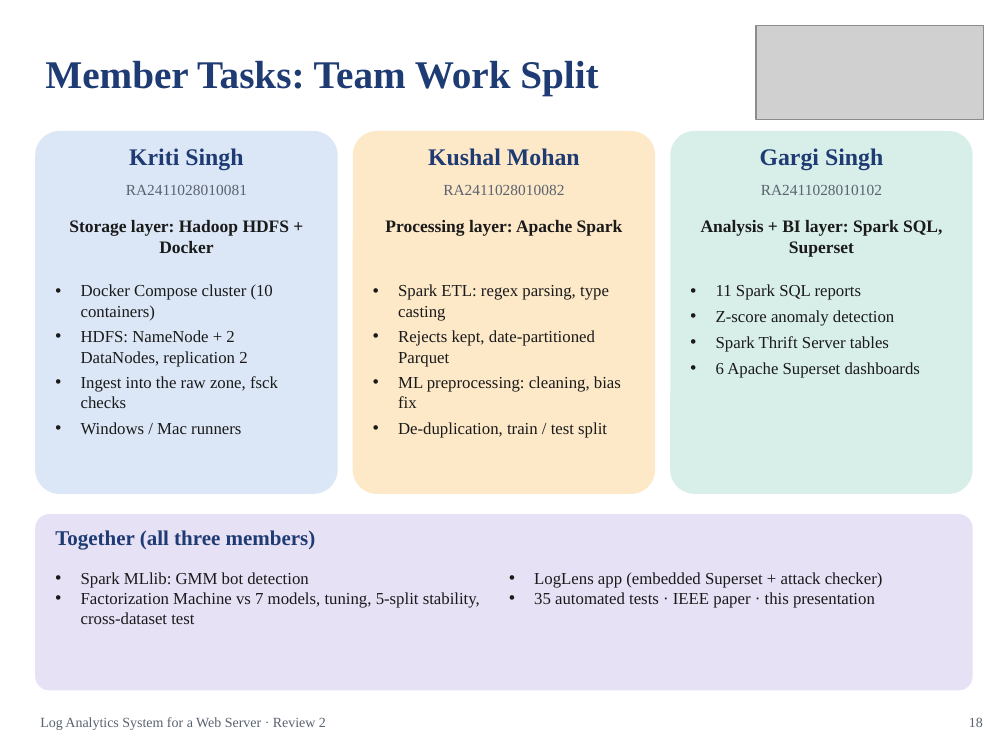
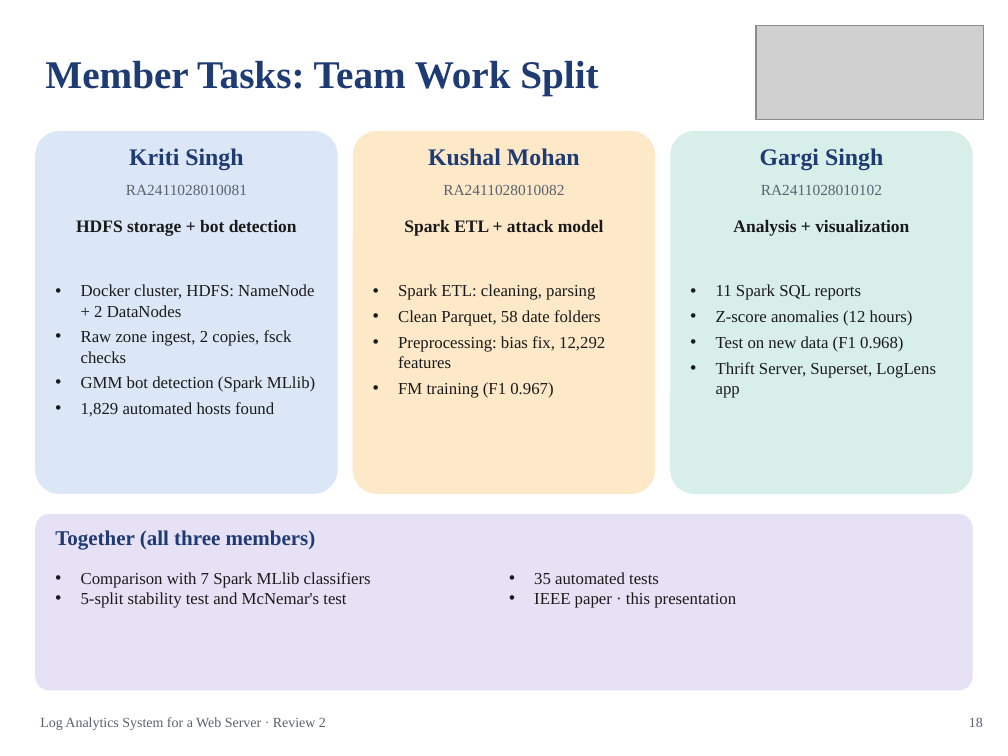
Before and after one commit to kushal040511/Web-server-log-analytics-system, a slide deck: slide 18 of docs/deck/LogAnalytics_Review2.pptx. Drawn at 1008x756 pixels with LibreOffice and Linux fonts; fonts in the diff are those of the drawing; grey boxes stand for pictures. Boxes give left, top, right and bottom in pixels: in the first picture for what was removed or moved away, otherwise in the second. Text is boxed around its words. In the diff, an @@ line names an element or a change of style, - is before the commit and + after.

```diff
--- a/docs/deck/LogAnalytics_Review2.pptx
+++ b/docs/deck/LogAnalytics_Review2.pptx
@@ text at bbox=[76, 220, 297, 236]: text changed @@
-Storage layer: Hadoop HDFS + Docker
+HDFS storage + bot detection
@@ text at bbox=[404, 220, 604, 236]: text changed @@
-Processing layer: Apache Spark
+Spark ETL + attack model
@@ text at bbox=[733, 220, 909, 236]: text changed @@
-Analysis + BI layer: Spark SQL, Superset
+Analysis + visualization
@@ text at bbox=[81, 284, 315, 417]: text changed @@
-• Docker Compose cluster (10 containers)
-• HDFS: NameNode + 2 DataNodes, replication 2
-• Ingest into the raw zone, fsck checks
-• Windows / Mac runners
+• Docker cluster, HDFS: NameNode + 2 DataNodes
+• Raw zone ingest, 2 copies, fsck checks
+• GMM bot detection (Spark MLlib)
+• 1,829 automated hosts found
@@ text at bbox=[398, 284, 605, 398]: text changed @@
-• Spark ETL: regex parsing, type casting
-• Rejects kept, date-partitioned Parquet
-• ML preprocessing: cleaning, bias fix
-• De-duplication, train / test split
+• Spark ETL: cleaning, parsing
+• Clean Parquet, 58 date folders
+• Preprocessing: bias fix, 12,292 features
+• FM training (F1 0.967)
@@ text at bbox=[716, 310, 936, 398]: text changed @@
-• Z-score anomaly detection
-• Spark Thrift Server tables
-• 6 Apache Superset dashboards
+• Z-score anomalies (12 hours)
+• Test on new data (F1 0.968)
+• Thrift Server, Superset, LogLens app
@@ text at bbox=[81, 572, 371, 608]: text changed @@
-• Spark MLlib: GMM bot detection
-• Factorization Machine vs 7 models, tuning, 5-split stability, cross-dataset test
+• Comparison with 7 Spark MLlib classifiers
+• 5-split stability test and McNemar's test
@@ text at bbox=[534, 572, 736, 608]: text changed @@
-• LogLens app (embedded Superset + attack checker)
-• 35 automated tests · IEEE paper · this presentation
+• 35 automated tests
+• IEEE paper · this presentation
```
Also in this commit, not shown: 1 other slide changed, 1 other file.
